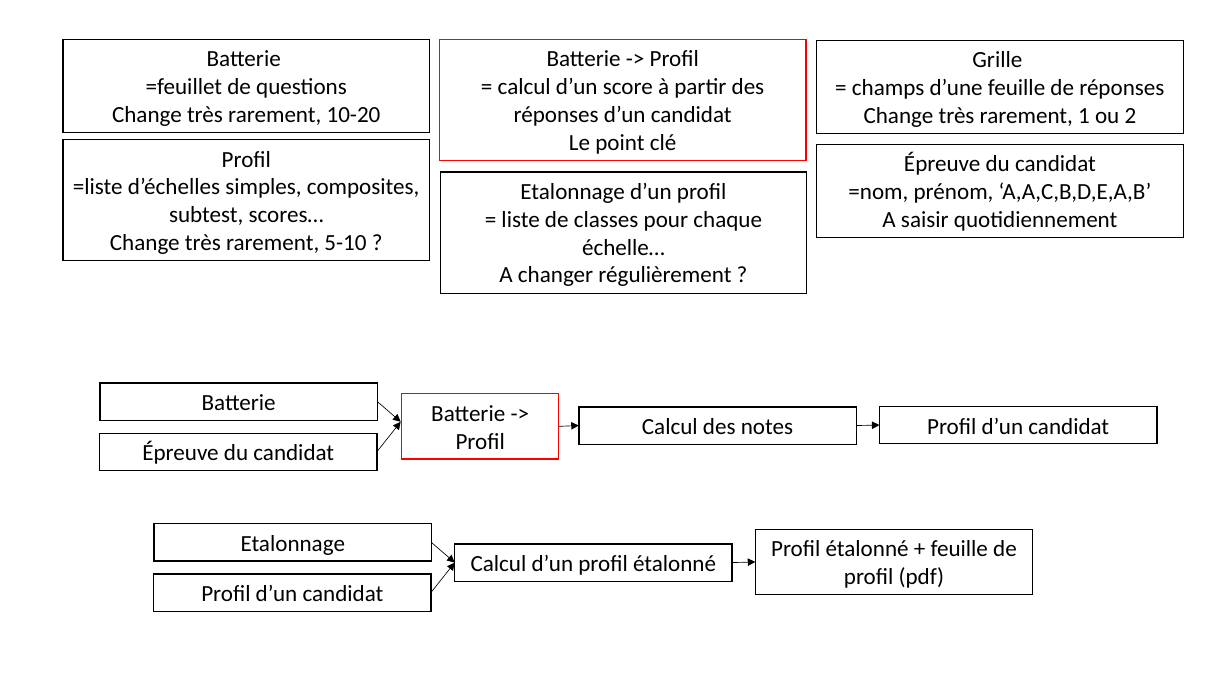
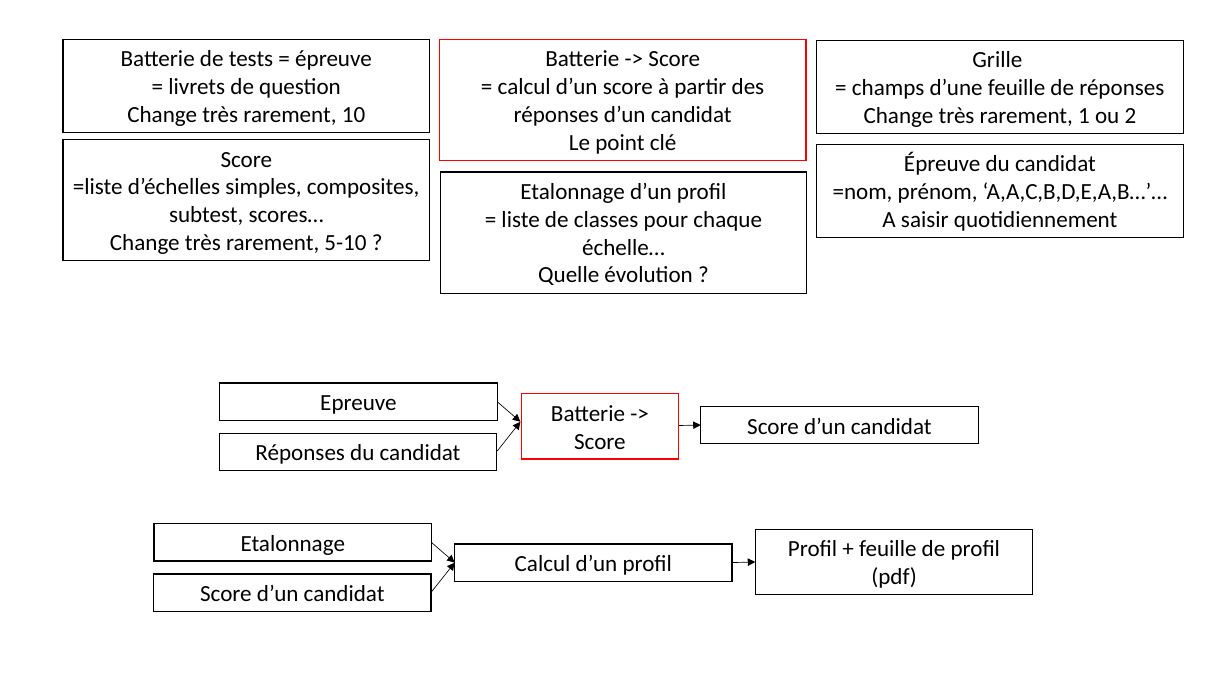
Before and after one commit to Louis-Proffit/Cortest, a slide deck: slide 1 of doc/Schéma de données.pptx. Drawn at 1232x693 pixels with LibreOffice and Linux fonts; fonts in the diff are those of the drawing. Boxes give left, top, right and bottom in pixels: in the first picture for what was removed or moved away, otherwise in the second. Text is boxed around its words. In the diff, an @@ line names an element or a change of style, - is before the commit and + after.

```diff
--- a/doc/Schéma de données.pptx
+++ b/doc/Schéma de données.pptx
@@ text in rectangle at [121,50,372,126]: text changed @@
-Batterie
-=feuillet de questions
-Change très rarement, 10-20
+Batterie de tests = épreuve
+= livrets de question
+Change très rarement, 10
@@ text in rectangle at [545,50,700,66]: text changed @@
-Batterie -> Profil
+Batterie -> Score
@@ text in rectangle at [221,152,273,167]: text changed @@
-Profil
+Score
@@ text in rectangle at [833,182,1167,203]: text changed @@
-=nom, prénom, ‘A,A,C,B,D,E,A,B’
+=nom, prénom, ‘A,A,C,B,D,E,A,B…’…
@@ text in rectangle at [538,266,692,285]: text changed @@
-A changer régulièrement ?
+Quelle évolution ?
@@ 3 rectangles, 2 arrows: place and size @@
-3 rectangles, 2 arrows at [100,384,559,470]
+3 rectangles, 2 arrows at [220,384,678,470]
@@ text in rectangle at [320,395,396,414]: text changed @@
-Batterie
+Epreuve
@@ text in rectangle at [551,405,626,449]: text changed @@
-Batterie -> Profil
+Batterie -> Score
@@ rectangle removed at [579,407,857,444] @@
-Calcul des notes
@@ rectangle "Score d’un candidat": place and size @@
-rectangle "Score d’un candidat" at [880,407,1157,444]
+rectangle "Score d’un candidat" at [701,407,979,444]
@@ text in rectangle at [747,418,932,434]: text changed @@
-Profil d’un candidat
+Score d’un candidat
@@ text in rectangle at [255,444,461,464]: text changed @@
-Épreuve du candidat
+Réponses du candidat
@@ arrow removed from (559, 426) to (579, 426) @@
@@ arrow moved from (857, 426) - (880, 425) to (677, 426) - (701, 425) @@
@@ text in rectangle at [515,555,672,575]: text changed @@
-Calcul d’un profil étalonné
+Calcul d’un profil
@@ text in rectangle at [788,540,1000,588]: text changed @@
-Profil étalonné + feuille de profil (pdf)
+Profil + feuille de profil (pdf)
@@ text in rectangle at [200,585,385,601]: text changed @@
-Profil d’un candidat
+Score d’un candidat
```
Also in this commit, not shown: 1 slide added, 22 other files.
